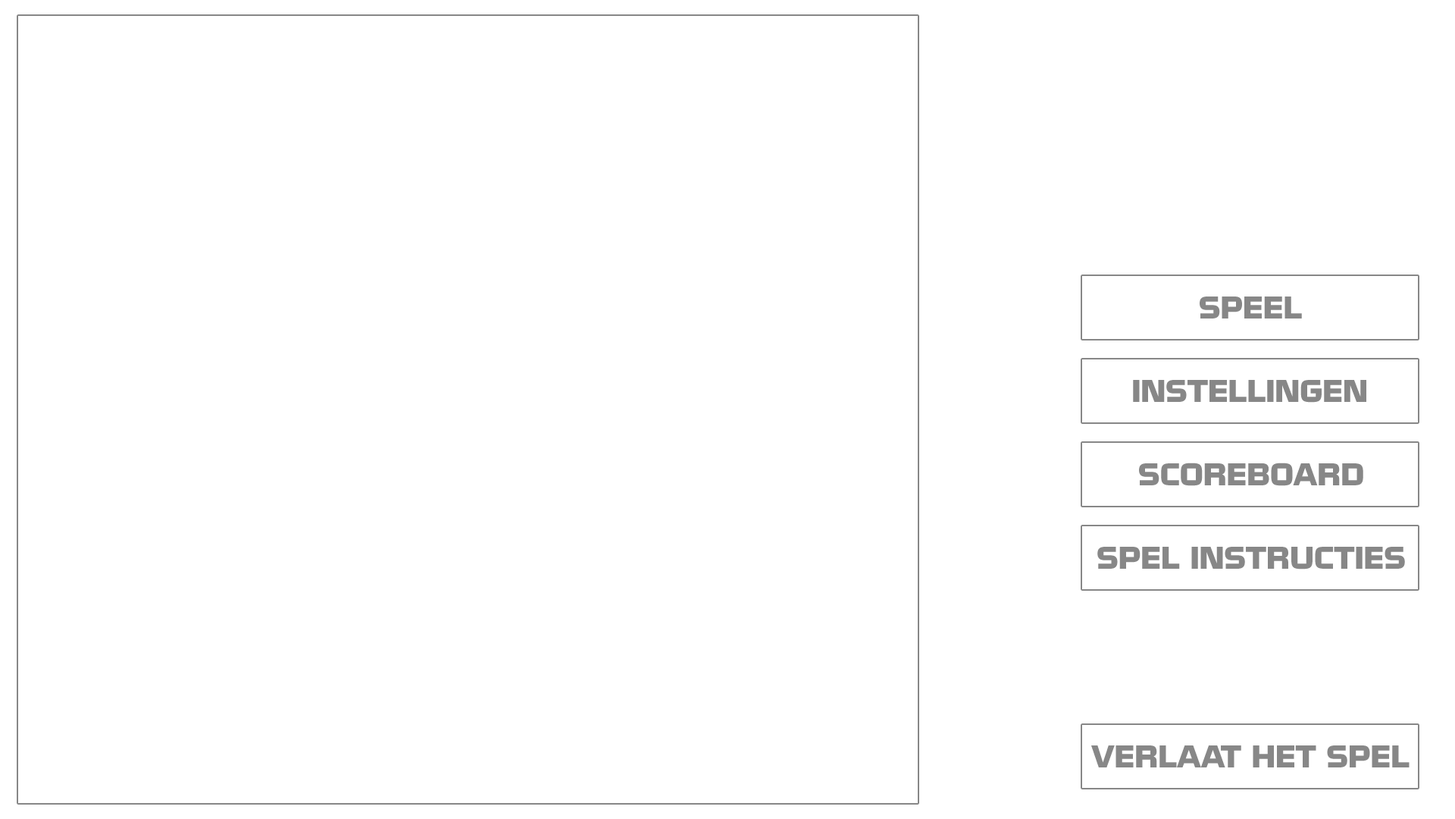
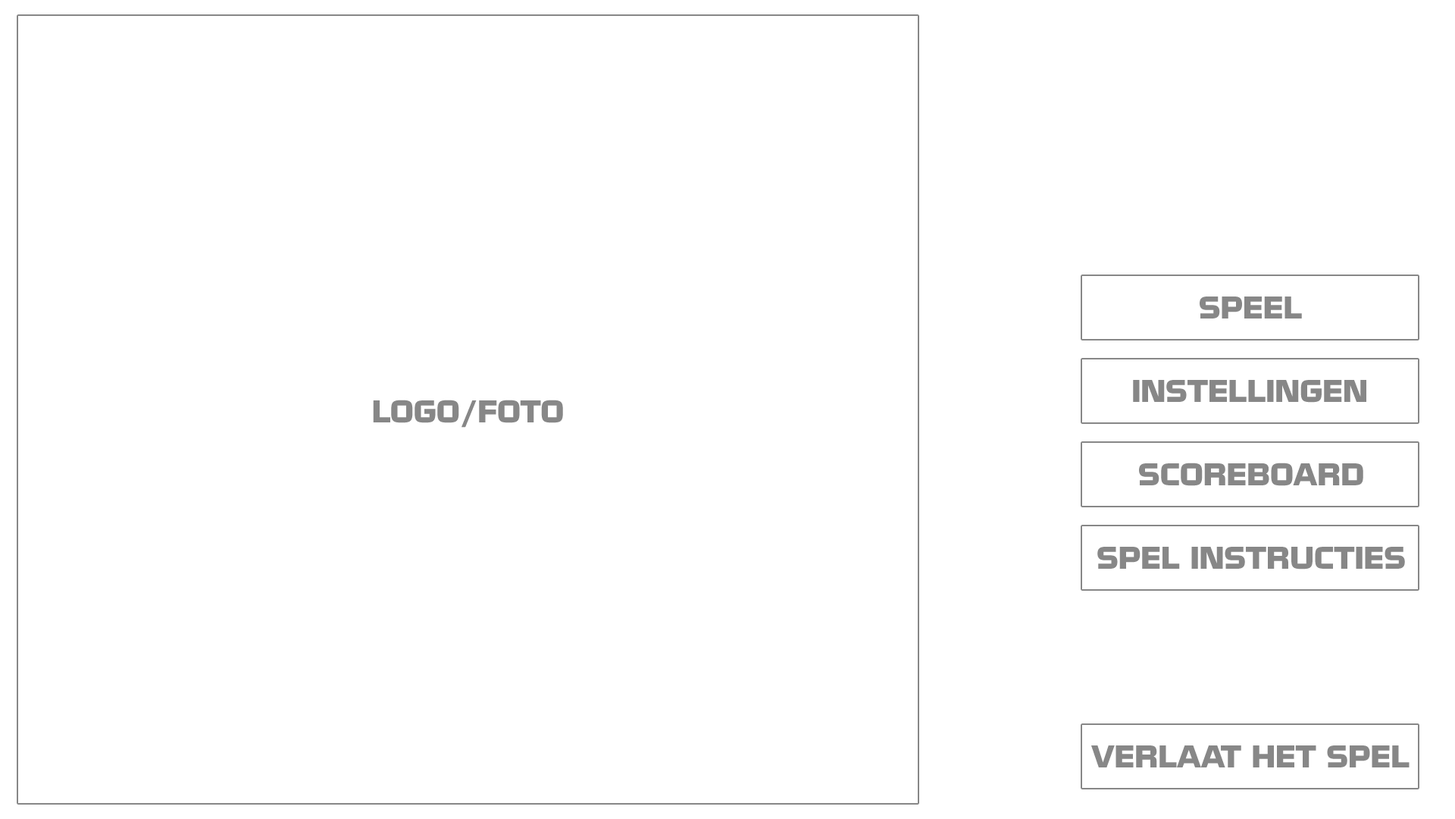
Layered file, before and after one edit (1455x819). Changes by layer:
added layer "LOGO/FOTO" above "SPEL INSTRUCTIES" over bbox(372, 399, 564, 428)
